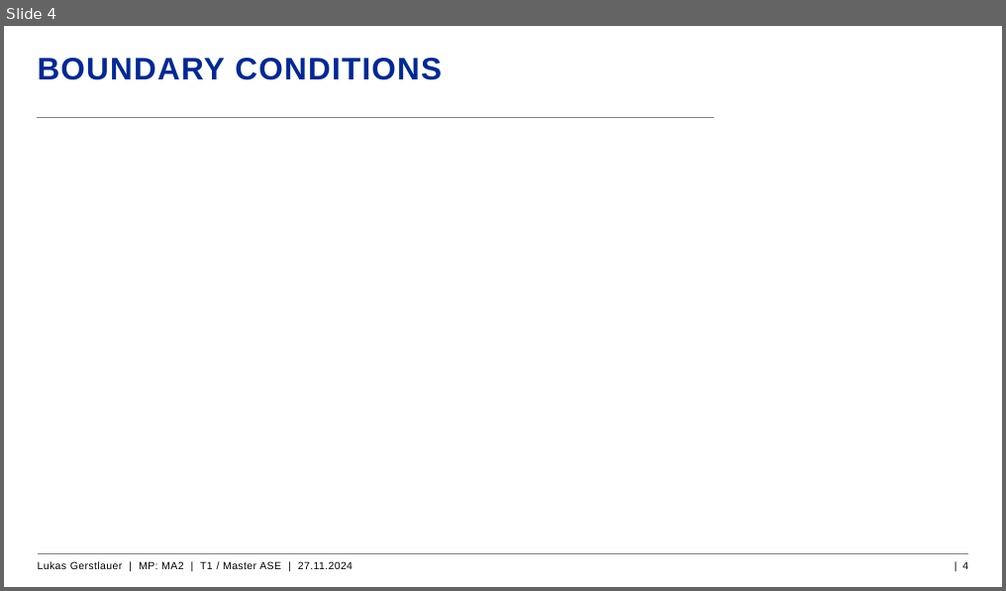
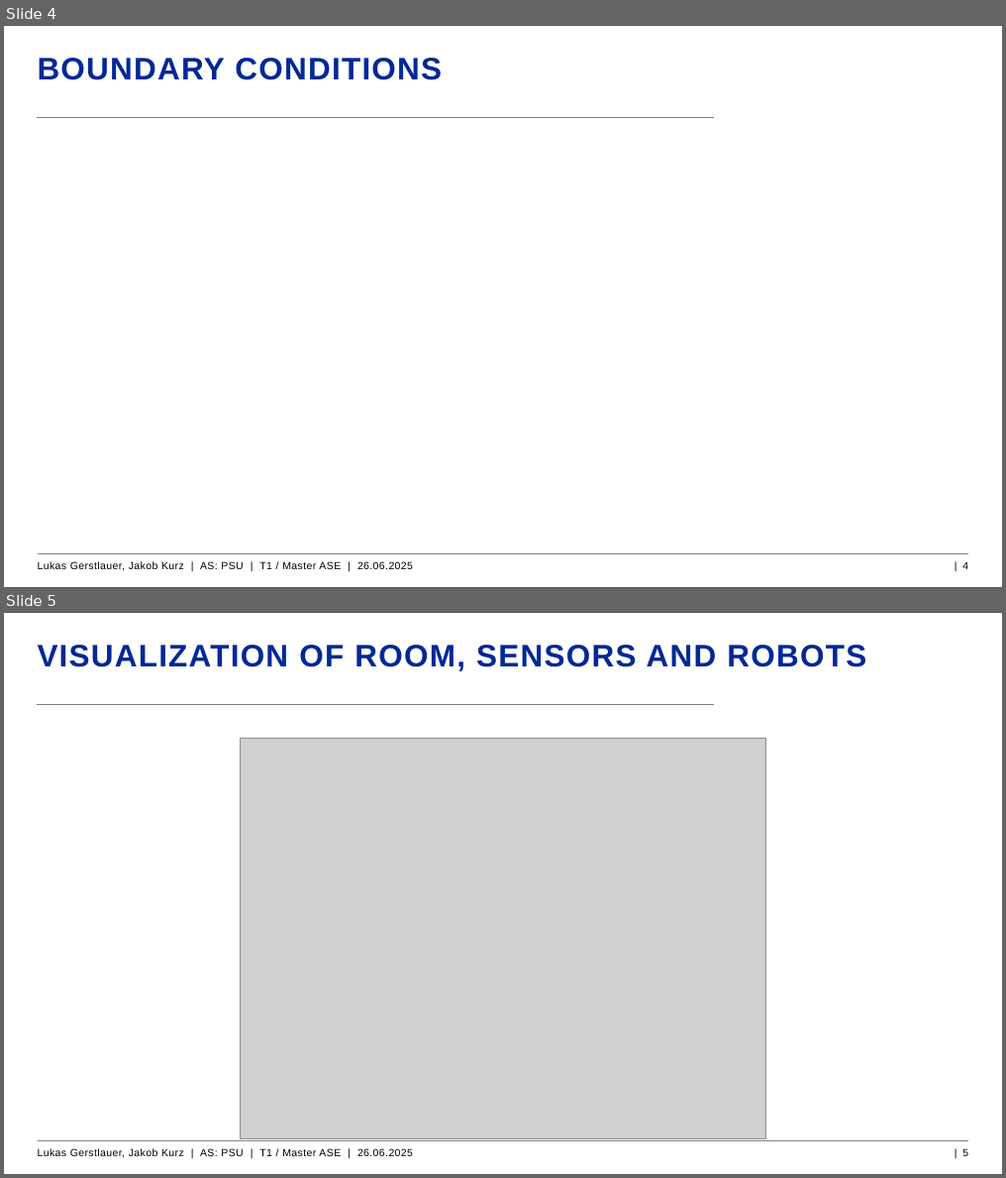
Before and after one commit to LGerstla01/ASPSU-Projects, a slide deck: Situation Understanding/Präsentation Kalmanfilter.pptx. Shown one above the other, each under a label of ours: slide 4 before the commit, slides 4 and 5 after it. The pictures are 1006x591 and 1006x1178 pixels, drawn with LibreOffice and Linux fonts; fonts in the diff are those of the drawing; grey boxes stand for pictures; background and template pictures are left out. Boxes give left, top, right and bottom in pixels: in the first picture for what was removed or moved away, otherwise in the second. Text is boxed around its words. In the diff, an @@ line names an element or a change of style, - is before the commit and + after.

```diff
--- a/Situation Understanding/Präsentation Kalmanfilter.pptx
+++ b/Situation Understanding/Präsentation Kalmanfilter.pptx
@@ slide 5 added at (4,613,1002,1174), background #FFFFFF; not listed: 2 template elements that a slide beside it also shows @@
@@ title added at (38,645,866,671), 30 pt, text #002896, bold @@
+VISUALIZATION OF ROOM, SENSORS AND ROBOTS
@@ picture added at (240,738,766,1140) @@
@@ text added at (38,1149,413,1158), 10 pt, text #000000 @@
+Lukas Gerstlauer, Jakob Kurz | AS: PSU | T1 / Master ASE | 26.06.2025
@@ page number added at (962,1149,968,1157), 10 pt, text #000000 @@
+| 5
@@ slide 4 changed as well @@
@@ text at (38,562,413,571): text changed @@
-Lukas Gerstlauer | MP: MA2 | T1 / Master ASE | 27.11.2024
+Lukas Gerstlauer, Jakob Kurz | AS: PSU | T1 / Master ASE | 26.06.2025
```
Also in this commit, not shown: 12 other slides changed, 3 other slides added, 1 other file.
